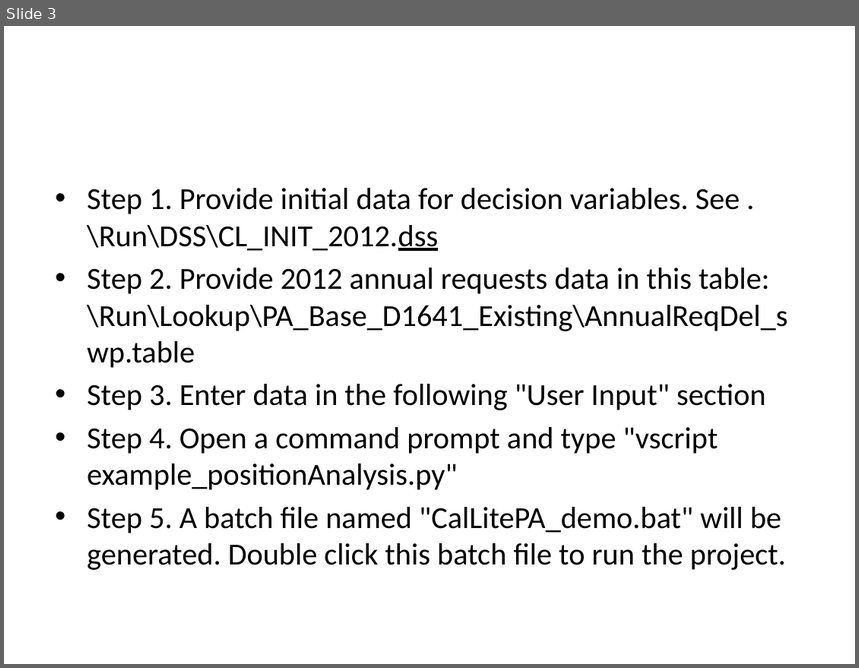
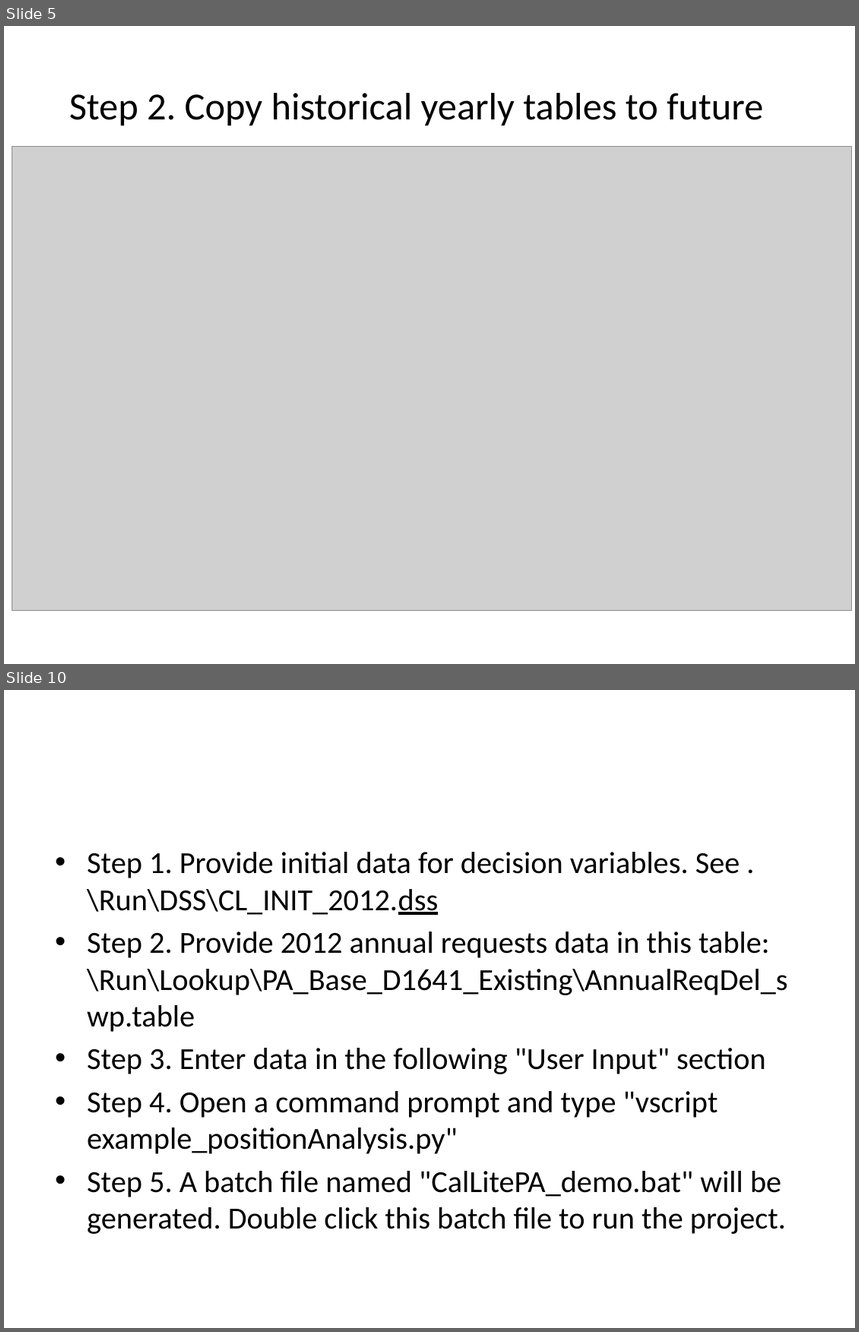
Before and after one commit to CentralValleyModeling/wrims, a slide deck: wrims2_vscript/doc/Position Analysis with CalLite.pptx. Shown one above the other, each under a label of ours: slide 3 before the commit, slides 5 and 10 after it; the slides between them are not shown. The pictures are 859x668 and 859x1332 pixels, drawn with LibreOffice and Linux fonts; fonts in the diff are those of the drawing; grey boxes stand for pictures. Boxes give left, top, right and bottom in pixels: in the first picture for what was removed or moved away, otherwise in the second. Text is boxed around its words. In the diff, an @@ line names an element or a change of style, - is before the commit and + after.

```diff
--- a/wrims2_vscript/doc/Position Analysis with CalLite.pptx
+++ b/wrims2_vscript/doc/Position Analysis with CalLite.pptx
@@ slide 5 added at (4, 26, 855, 664), background #FFFFFF @@
@@ title added at (69, 93, 763, 126), 32.4 pt, text #000000 @@
+Step 2. Copy historical yearly tables to future
@@ picture added at (12, 147, 852, 610) @@
@@ what was slide 3 is now slide 10 @@
```
Also in this commit, not shown: 2 slides changed, 9 other slides added.
